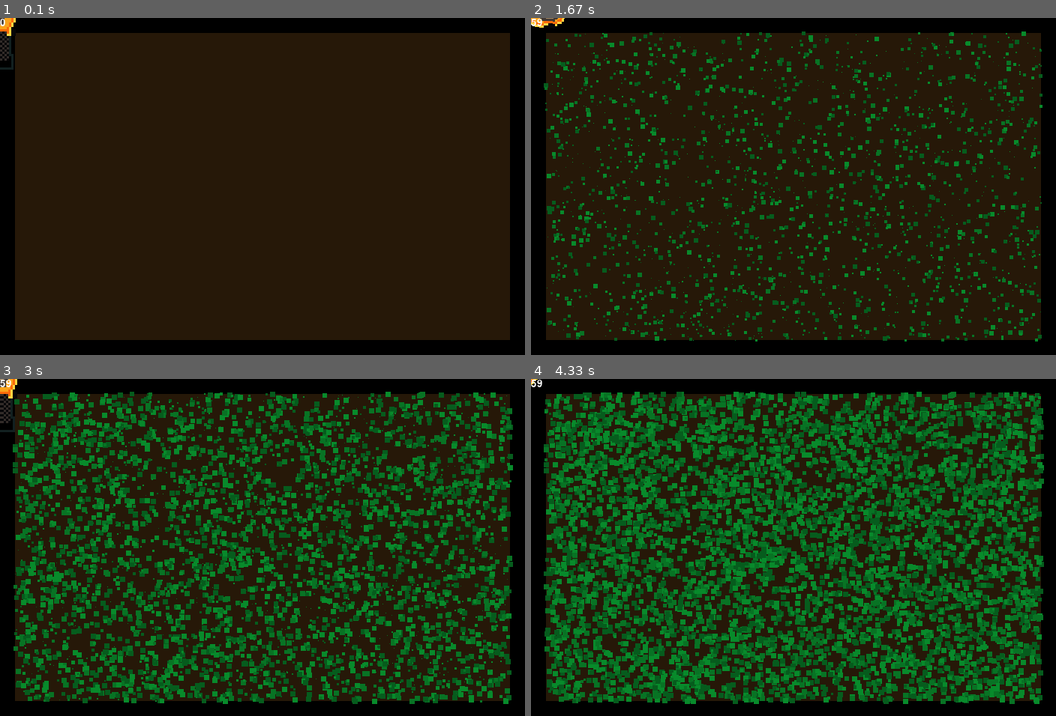
Above: before the commit, frames 1-4 (two rows, left to right).
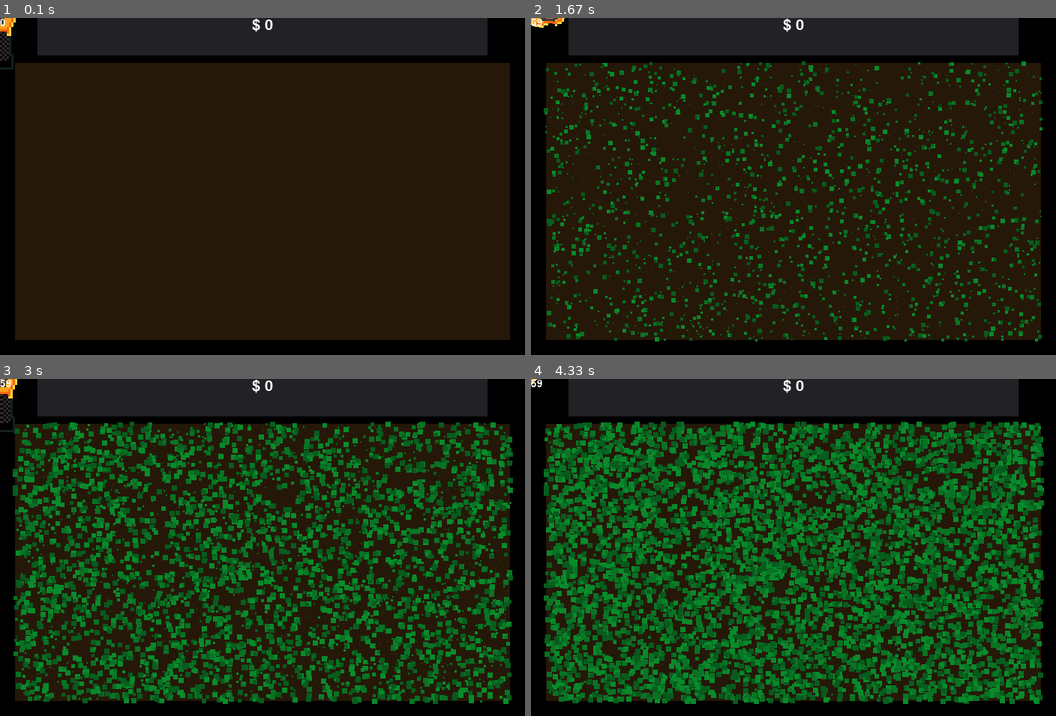
Above: after the commit, the same moments.

Repository: Acaippa/pygame-lawnmower
Game: pygame game, started from ver 0.2/main.py
Same seed, same stepped clock (60 frames per second), same inputs: the game is played once before the commit and once after it.
Inputs:
- Up to frame 1 (0.1 s): no input
- Up to frame 2 (1.67 s): hold Right 0.33-0.8 s; hold Up 0.83-1.13 s; hold Right 1.17-1.63 s
- Up to frame 3 (3 s): hold Left 1.67-2.2 s; hold Down 2.23-2.53 s; hold Left 2.57-2.97 s
- Up to frame 4 (4.33 s): hold Up 3-3.37 s; hold Right 3.4-4.03 s; hold Down from 4.07 s (still down)

The runs differ from the first frame. In frame 1, 12% of the frame differs, in the area x 2-98%, y 0-14%; in frame 2, 26%; in frame 3, 49%; in frame 4, 53%, in the area x 2-98%, y 0-97%.

Commit message:
Add player info displaying money

Diff:
--- /dev/null
+++ b/ver 0.2/UI/player_info.py
@@ -0,0 +1,46 @@
+import pygame
+
+class PlayerInfo:
+	def __init__(self, mower):
+		self.display_surface = pygame.display.get_surface()
+		pygame.font.init()
+		self.margin = 50
+
+		self.mower = mower
+
+		self.pos = self.margin, 0
+
+		w, h = self.display_surface.get_size()
+		self.surface = pygame.Surface((w - self.margin * 2, 50))
+
+		self.background_color = "#212126"
+
+		self.surface.fill(self.background_color)
+
+		self.delta_time = 0
+
+	def update(self, dt):
+		self.delta_time = dt
+
+		self.surface.fill(self.background_color)
+
+		self.write(f"$ {self.mower.get_grass_cut()}", pos=("center", 0), size=30)
+
+		self.draw()
+
+	def draw(self):
+		self.display_surface.blit(self.surface, self.pos)
+
+	def write(self, text, **kwargs):
+		pos = kwargs.get("pos", (0, 0))
+		size = kwargs.get("size", 20)
+
+		font = pygame.font.Font(None, size)
+
+		self.rendered_font = font.render(str(text), True, "#ffffff")
+		if pos[0] == "center":
+			pos = self.surface.get_width() // 2 - self.rendered_font.get_width() // 2, pos[1]
+
+		if pos[1] == "center":
+			pos = pos[0], self.surface.get_height() // 2 - self.rendered_font.get_height() // 2
+		self.surface.blit(self.rendered_font, pos)
--- a/ver 0.2/levels/level_normal.py
+++ b/ver 0.2/levels/level_normal.py
@@ -1,6 +1,7 @@
 import pygame
 from modules.ground import*
 from modules.mower import*
+from UI.player_info import*
 
 class LvlNormal:
 	def __init__(self):
@@ -12,6 +13,8 @@
 
 		self.test_mower = Mower01()
 
+		self.player_info = PlayerInfo(self.test_mower)
+
 	def update(self, dt):
 		self.delta_time = dt
 
@@ -19,6 +22,8 @@
 
 		self.test_mower.update(self.delta_time)
 
+		self.player_info.update(self.delta_time)
+
 		self.draw()
 
 	def draw(self):
--- a/ver 0.2/modules/ground.py
+++ b/ver 0.2/modules/ground.py
@@ -2,14 +2,14 @@
 from modules.grass_spawner import*
 
 class Ground:
-	def __init__(self): # Ground at whic grass spawns on.
+	def __init__(self): # Ground at which grass spawns on.
 		self.display_surface = pygame.display.get_surface()
 		w, h = self.display_surface.get_size()
 		self.margin = 20
 
-		self.pos = (self.margin, self.margin)
+		self.pos = (self.margin, self.margin * 3)
 
-		self.size = (w-self.margin*2, h-self.margin*2)
+		self.size = (w-self.margin*2, h-self.margin*4)
 
 		self.image = pygame.Surface(self.size)
 		self.image.fill("#261808")
--- a/ver 0.2/modules/mower.py
+++ b/ver 0.2/modules/mower.py
@@ -38,6 +38,8 @@
 		self.grass_particles = ParticleSpawner()
 
 		self.particles_per_frame = 5
+
+		self.grass_cut = 0
 
 	def update(self, dt):
 		self.delta_time = dt
@@ -84,8 +86,12 @@
 		self.rotated_cutting_mask = pygame.mask.from_surface(self.rotated_cutting_surface)
 
 	def on_collision(self):
+		self.grass_cut += 1
 		for i in range(self.particles_per_frame):
 			self.grass_particles.spawn_particles(pos=self.pos, angle=radians(self.angle+100+uniform(-10, 10)), velocity=randint(400, 500), ttl=uniform(0.1, 0.2), color=choice(GRASS_COLORS_PARTICLES), size=5)
+
+	def get_grass_cut(self):
+		return self.grass_cut
 
 
 
